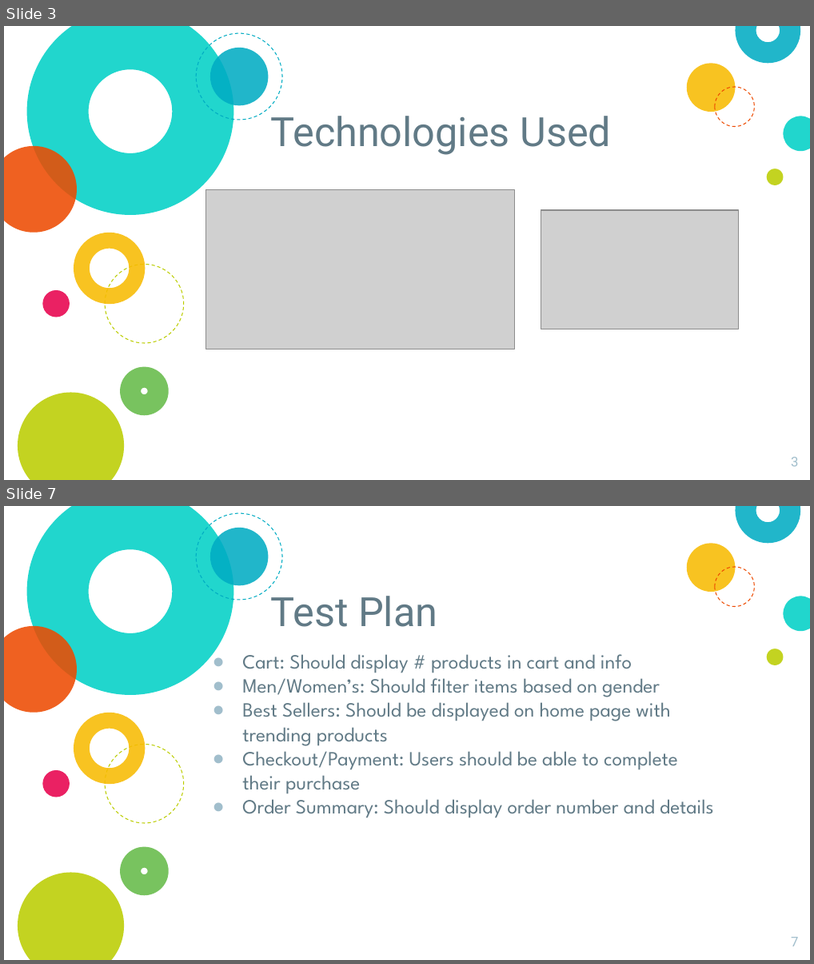
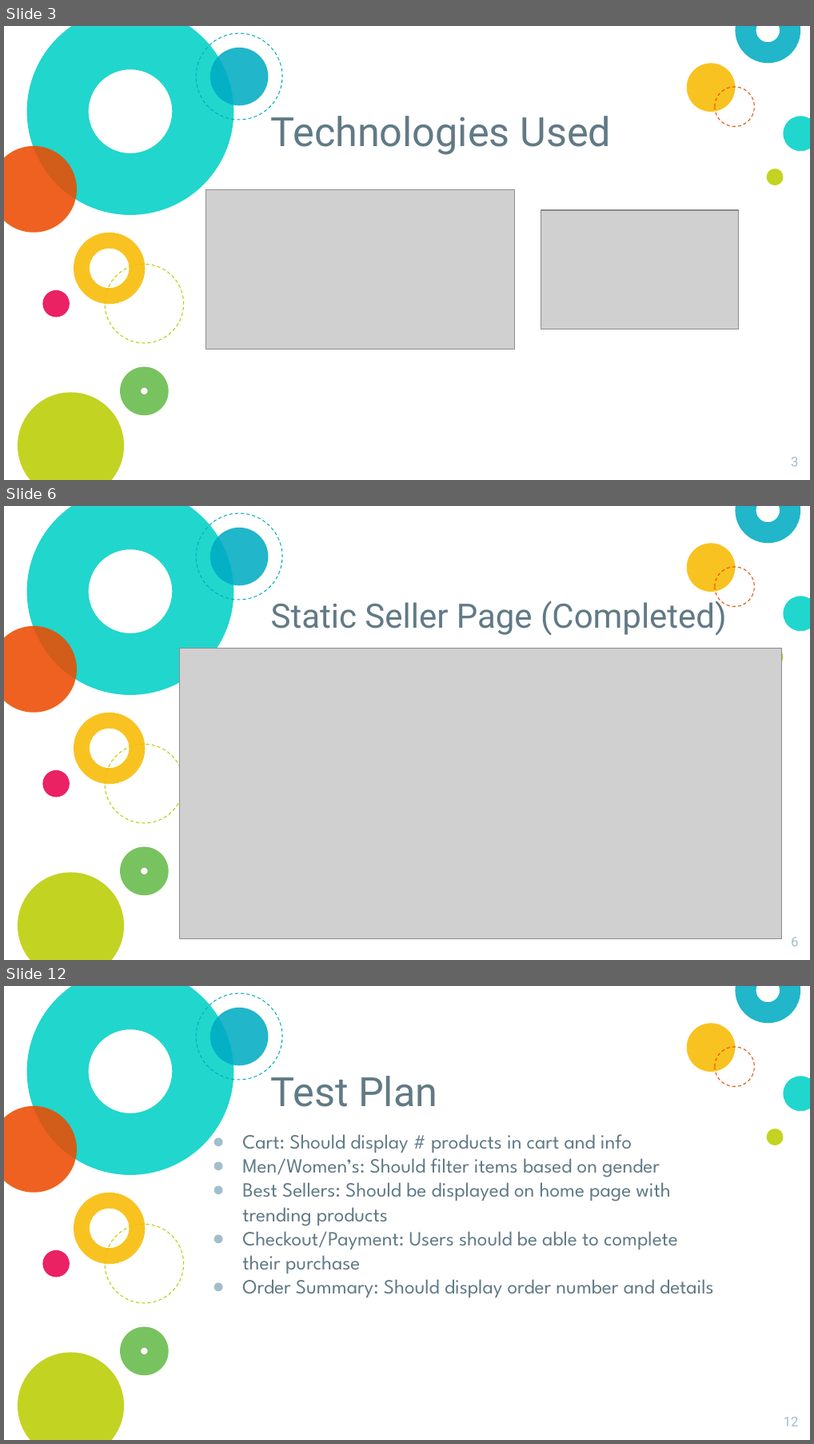
Before and after one commit to mitrjain/eCommerce, a slide deck: weekly_team_presentation/Gladiators week7.pptx. Shown one above the other, each under a label of ours: slides 3 and 7 before the commit, slides 3, 6 and 12 after it; the slides between them are not shown. The pictures are 814x964 and 814x1444 pixels, drawn with LibreOffice and Linux fonts; fonts in the diff are those of the drawing; grey boxes stand for pictures. Boxes give left, top, right and bottom in pixels: in the first picture for what was removed or moved away, otherwise in the second. Text is boxed around its words. In the diff, an @@ line names an element or a change of style, - is before the commit and + after.

```diff
--- a/weekly_team_presentation/Gladiators week7.pptx
+++ b/weekly_team_presentation/Gladiators week7.pptx
@@ slide 6 added at [4,506,810,960], background #FFFFFF; not listed: 14 template elements that a slide beside it also shows @@
@@ title added at [271,597,727,636], 30 pt, text #617A86 @@
+Static Seller Page (Completed)
@@ picture added at [179,648,782,938] @@
@@ page number added at [791,936,798,946], 12 pt, text #A1BECC @@
+6
@@ what was slide 7 is now slide 12 @@
@@ page number at [784,1416,799,1426]: text changed @@
-7
+12
```
Also in this commit, not shown: 2 slides changed, 5 other slides added, 1 slide removed.
